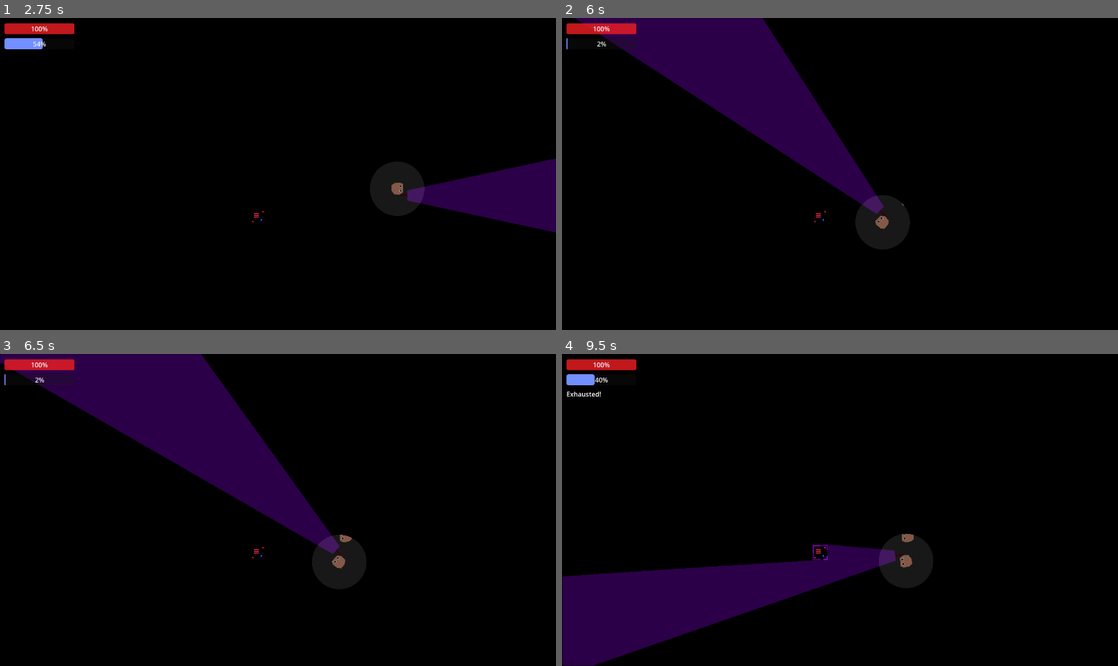
Above: before the commit, frames 1-4 (two rows, left to right).
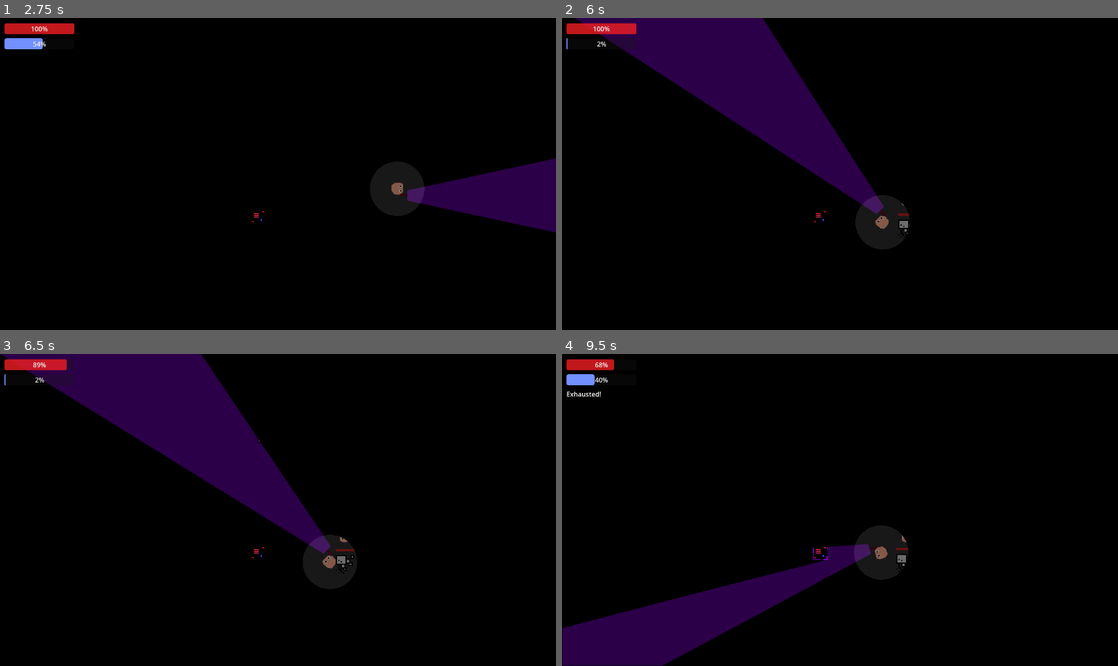
Above: after the commit, the same moments.

Repository: mncc8337/blashout
Game: Godot game, scene res://scenes/main.tscn
Same seed, same stepped clock (60 frames per second), same inputs: the game is played once before the commit and once after it.
Inputs (mouse positions are in pixels of both pictures, inside the frame that each line leads up to):
- Up to frame 1 (2.75 s): move the mouse to (400, 158) at 0.52 s; hold D (right) 0.53-1.28 s; hold Shift (run) 0.53-1.28 s; move the mouse to (166, 189) at 1.27 s; hold S (down) 1.28-2.03 s; tap Shift (run) at 1.35 s; move the mouse to (333, 105) at 2.02 s; hold D (right) from 2.03 s (still down); hold Shift (run) from 2.03 s (still down)
- Up to frame 2 (6 s): move the mouse to (812, 236) at 2.77 s; release D (right) at 2.78 s; release Shift (run) at 2.78 s; hold W (up) 2.78-3.53 s; tap Shift (run) at 2.85, 4.35, 5.85 s; move the mouse to (1006, 220) at 3.52 s; hold Shift (run) 3.53-4.28 s; hold A (left) 3.53-5.03 s; move the mouse to (673, 127) at 4.27 s; move the mouse to (867, 174) at 5.02 s; hold S (down) 5.03-5.78 s; hold Shift (run) 5.03-5.78 s; move the mouse to (756, 96) at 5.77 s; hold D (right) from 5.78 s (still down)
- Up to frame 3 (6.5 s): keep holding D (right)
- Up to frame 4 (9.5 s): move the mouse to (962, 494) at 6.52 s; release D (right) at 6.53 s; hold W (up) 6.53-7.28 s; hold Shift (run) 6.53-7.28 s; move the mouse to (728, 525) at 7.27 s; hold D (right) 7.28-8.03 s; tap Shift (run) at 7.35, 8.85 s; move the mouse to (895, 441) at 8.02 s; hold S (down) 8.03-8.78 s; hold Shift (run) 8.03-8.78 s; move the mouse to (812, 572) at 8.77 s; hold A (left) from 8.78 s (still down)

Frame 1 is identical in both runs. In frame 2, less than 0.1% of the frame differs, in the area x 60-63%, y 62-70%; in frame 3, 1.5%; in frame 4, 6.4%, in the area x 0-64%, y 1-100%.
Error before the commit: Invalid assignment of property or key 'max_health' with value of type 'float' on a base object of type 'CharacterBody2D (foe.gd)'. (res://scripts/main.gd:47)

Commit message:
some fix

Diff:
--- a/scenes/foe.tscn
+++ b/scenes/foe.tscn
@@ -28,6 +28,7 @@
 offset_bottom = -8.66672
 scale = Vector2(1, 0.495)
 theme = SubResource("Theme_ctdp7")
+step = 0.001
 value = 33.0
 show_percentage = false
 
--- a/scenes/player.tscn
+++ b/scenes/player.tscn
@@ -131,5 +131,5 @@
 [node name="healing_timer" type="Timer" parent="."]
 autostart = true
 
-[node name="walking_sound_delayness" type="Timer" parent="."]
+[node name="walksound_delay" type="Timer" parent="."]
 one_shot = true
--- a/scripts/foe.gd
+++ b/scripts/foe.gd
@@ -3,6 +3,7 @@
 signal being_attacked(damage)
 
 var SPEED = 600.0
+@export var max_health:float = 100
 var health = 100.0
 @export var attack_dmg = 10
 @export var attack_range = 50 # in px
@@ -12,6 +13,8 @@
 var sqr_attack_range
 
 func _ready():
+	health = max_health
+
 	$attack_cooldown.wait_time = attack_cooldown
 	sqr_attack_range = attack_range * attack_range
 
@@ -24,7 +27,7 @@
 		self.queue_free()
 
 func _process(delta):
-	$healthbar.visible = health < 100
+	$healthbar.visible = health < max_health
 	$healthbar.value = health
 
 func _physics_process(delta):
--- a/scripts/main.gd
+++ b/scripts/main.gd
@@ -10,6 +10,7 @@
 var foe_attack_dmg_max:float = 10
 var foe_speed_max:float = 600.0
 var foe_health_max:float = 100
+var foe_attack_cooldown_max:float = 1.5
 
 enum FOE_CLASS {RANDOM, BIGASS, ROACH}
 
@@ -27,8 +28,9 @@
 func increase_diff():
 	$foe_spawn_timer.wait_time *= 0.9
 	foe_attack_dmg_max *= 1.1
-	foe_speed_max *= 1.1
+	foe_speed_max *= 1.05
 	foe_health_max *= 1.1
+	foe_attack_cooldown_max *= 0.95
 
 func spawn_foe():
 	var foe_instance = foe_model.instantiate()
@@ -40,17 +42,16 @@
 		foe_instance.attack_dmg = foe_attack_dmg_max * rng.randf_range(0.5, 1)
 		foe_instance.SPEED = foe_speed_max * rng.randf_range(0.5, 1)
 		foe_instance.max_health = foe_health_max * rng.randf_range(0.5, 1)
-		print("spawned a random foe")
+		foe_instance.attack_cooldown = foe_attack_cooldown_max * rng.randf_range(0.9, 1.1)
 	elif foe_class == FOE_CLASS.BIGASS:
 		foe_instance.attack_dmg = foe_attack_dmg_max * rng.randf_range(0.9, 1.3)
 		foe_instance.SPEED = foe_speed_max * rng.randf_range(0.1, 0.4)
 		foe_instance.max_health = foe_health_max * rng.randf_range(0.9, 1.7)
-		print("spawned a big ass foe")
+		foe_instance.attack_cooldown = foe_attack_cooldown_max * rng.randf_range(0.3, 0.7)
 	elif foe_class == FOE_CLASS.ROACH:
-		foe_instance.attack_dmg = foe_attack_dmg_max * rng.randf_range(0.3, 0.7)
+		foe_instance.attack_dmg = foe_attack_dmg_max * rng.randf_range(0.3, 0.5)
 		foe_instance.SPEED = foe_speed_max * rng.randf_range(1.5, 2)
 		foe_instance.max_health = foe_health_max * rng.randf_range(0.3, 0.7)
-		print("spawned a roach foe")
 	$foes.add_child(foe_instance)
 
 func show_death_screen():
--- a/scripts/player.gd
+++ b/scripts/player.gd
@@ -12,8 +12,6 @@
 var current_dir = Vector2(1, 0)
 var is_running = false
 
-@export var xwalk= 0
-@export var walking_steps_delay = 0.4
 @export var audio_stream: AudioStream
 @export var max_attack_dmg:float = 3
 @export var healing_time:float = 30
@@ -30,13 +28,18 @@
 	someone_attack_me_help.connect(on_being_attacked)
 	$healing_timer.wait_time = healing_time
 	$healing_timer.timeout.connect(heal)
-	$walking_sound_delayness.wait_time = walking_steps_delay
+
+func walking_sound():
+	var ASP = AudioStreamPlayer2D.new()
+	main.add_child(ASP)
+	ASP.stream = audio_stream
+	ASP.global_position = self.global_position
+	ASP.finished.connect(ASP.queue_free)
+	ASP.play()
 
 func heal():
 	health = clamp(health + 5, 0, 100)
-func iabs(n):
-	if n < 0: return -n
-	return n
+
 func on_being_attacked(damage):
 	health -= damage
 	if health <= 0:
@@ -60,14 +63,11 @@
 
 	if is_exhausted:
 		is_running = false
-		xwalk=-0.15
-		if stamina >= 50: xwalk=-0.05
 		speed_multiplier = clamp((stamina + 10) / 100, 0, 1)
 	if is_running:
 		speed_multiplier = 2.5
-		xwalk=0.1
 	velocity += dir.normalized() * SPEED * speed_multiplier * delta
-	$walking_sound_delayness.wait_time = walking_steps_delay-xwalk
+
 	if dir == Vector2.ZERO or speed_multiplier < 0.5:
 		if stamina < 100:
 			stamina += 0.25
@@ -81,7 +81,6 @@
 			stamina = 0
 
 	if dir == Vector2.ZERO or !is_running:
-		xwalk=0
 		look_at(viewport.get_mouse_position())
 	else:
 		current_dir = current_dir.lerp(dir, 0.5)
@@ -106,20 +105,14 @@
 			obj.being_attacked.emit(attack_dmg * dmg_multiplier)
 			ray.remove_exception(obj)
 			dmg_multiplier *= 0.9
-	#sfx
-	var ASP = AudioStreamPlayer2D.new()
-	main.add_child(ASP)
-	ASP.stream = audio_stream
-	ASP.global_position=self.global_position
-	ASP.finished.connect(ASP.queue_free)
 
-	if velocity != Vector2.ZERO:
-		if $walking_sound_delayness.is_stopped():
-			ASP.play()
-			$walking_sound_delayness.start()
-	if iabs(int(velocity.x)) + iabs(int(velocity.y)) < 10:
-		ASP.stop()
-		$walking_sound_delayness.stop()
+	$walksound_delay.wait_time = 1 / speed_multiplier * 0.4
+	print($walksound_delay.is_stopped())
+	if dir != Vector2.ZERO:
+		if $walksound_delay.is_stopped():
+			walking_sound()
+			print("yes")
+			$walksound_delay.start()
 
 	velocity *= 1 - FRICTION
 
Not shown: 2 places in scenes/player.tscn that only renumber resources
